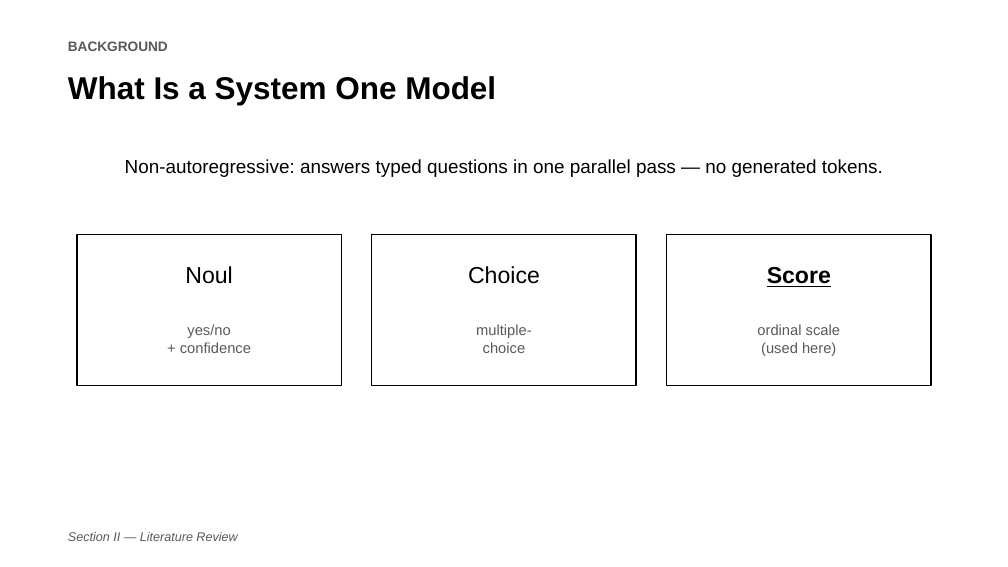
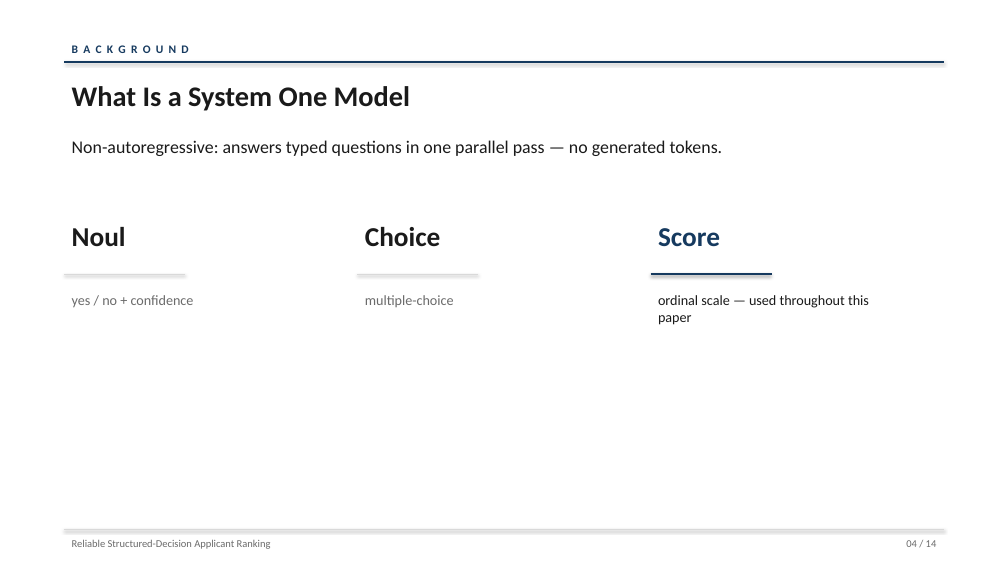
Before and after one commit to jessieangelicauni/hire-rank, a slide deck: slide 4 of docs/presentation/icaides2026_jev.pptx. Drawn at 1008x567 pixels with LibreOffice and Linux fonts; fonts in the diff are those of the drawing. Boxes give left, top, right and bottom in pixels: in the first picture for what was removed or moved away, otherwise in the second. Text is boxed around its words. In the diff, an @@ line names an element or a change of style, - is before the commit and + after.

```diff
--- a/docs/presentation/icaides2026_jev.pptx
+++ b/docs/presentation/icaides2026_jev.pptx
@@ text at <box>72,45,188,53</box>: text changed; size 13 to 11 pt; font Arial to Calibri; text colour #595959 to #163A5F @@
-BACKGROUND
+B A C K G R O U N D
@@ text "What Is a System One ...": place and size @@
-text "What Is a System One ..." at <box>68,76,496,105</box>
+text "What Is a System One ..." at <box>72,86,410,111</box>
@@ text "What Is a System One ..." at <box>72,86,410,111</box>: size 30 to 27 pt, font Arial to Calibri, text colour #000000 to #1A1A1A @@
@@ line added from (64, 62) to (944, 62), #163A5F 1.5 pt @@
@@ text "Non-autoregressive: answers typed questions in ...": place and size @@
-text "Non-autoregressive: answers typed questions in ..." at <box>125,159,883,177</box>
+text "Non-autoregressive: answers typed questions in ..." at <box>72,140,723,156</box>
@@ text "Non-autoregressive: answers typed questions in ..." at <box>72,140,723,156</box>: size 18 to 17 pt, font Arial to Calibri, text colour #000000 to #1A1A1A; alignment centre to left @@
@@ text "Noul": place and size @@
-text "Noul" at <box>185,266,232,284</box>
+text "Noul" at <box>72,227,126,246</box>
@@ text "Noul" at <box>72,227,126,246</box>: size 22 to 26 pt, font Arial to Calibri, text colour #000000 to #1A1A1A, bold on; alignment centre to left @@
@@ rectangle removed at <box>77,234,342,386</box> @@
@@ text "Choice" at <box>365,227,441,247</box>: size 22 to 26 pt, font Arial to Calibri, text colour #000000 to #1A1A1A, bold on; alignment centre to left @@
@@ text "Choice": place and size @@
-text "Choice" at <box>468,266,540,284</box>
+text "Choice" at <box>365,227,441,247</box>
@@ rectangle removed at <box>372,234,637,386</box> @@
@@ text "Score": place and size @@
-text "Score" at <box>767,267,831,287</box>
+text "Score" at <box>658,228,720,247</box>
@@ text "Score" at <box>658,228,720,247</box>: size 22 to 26 pt, font Arial to Calibri, text colour #000000 to #163A5F, underline off; alignment centre to left @@
@@ rectangle removed at <box>667,234,932,386</box> @@
@@ line added from (64, 274) to (185, 274), #D9D9D9 1 pt @@
@@ text at <box>72,295,194,307</box>: text changed; size 14 to 13.5 pt; font Arial to Calibri; text colour #595959 to #6B6B6B @@
-yes/no
-+ confidence
+yes / no + confidence
@@ line added from (358, 274) to (479, 274), #D9D9D9 1 pt @@
@@ text at <box>365,295,454,307</box>: text changed; size 14 to 13.5 pt; font Arial to Calibri; text colour #595959 to #6B6B6B @@
-multiple-
-choice
+multiple-choice
@@ line added from (651, 274) to (772, 274), #163A5F 2 pt @@
@@ text at <box>658,295,869,325</box>: text changed; size 14 to 13.5 pt; font Arial to Calibri; text colour #595959 to #1A1A1A @@
-ordinal scale
-(used here)
+ordinal scale — used throughout this paper
@@ line added from (64, 529) to (944, 529), #D9D9D9 0.75 pt @@
@@ text removed at <box>68,532,237,541</box> @@
-Section II — Literature Review
@@ text added at <box>72,540,271,549</box>, 10 pt, text #6B6B6B @@
+Reliable Structured-Decision Applicant Ranking
@@ text added at <box>906,540,937,547</box>, 10 pt, text #6B6B6B @@
+04 / 14
```
Also in this commit, not shown: 9 other slides changed, 4 slides added, 4 slides removed, 7 other files.
